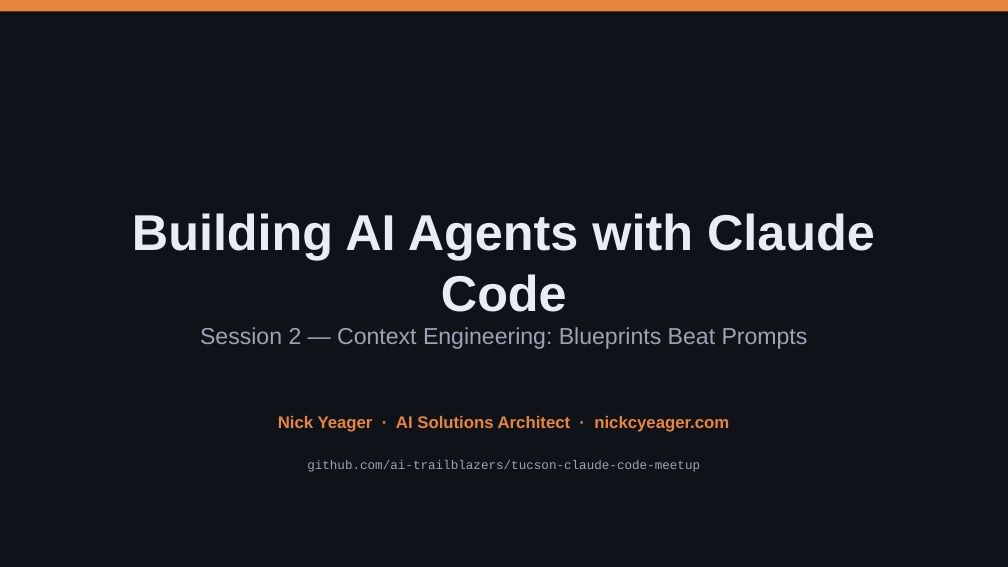
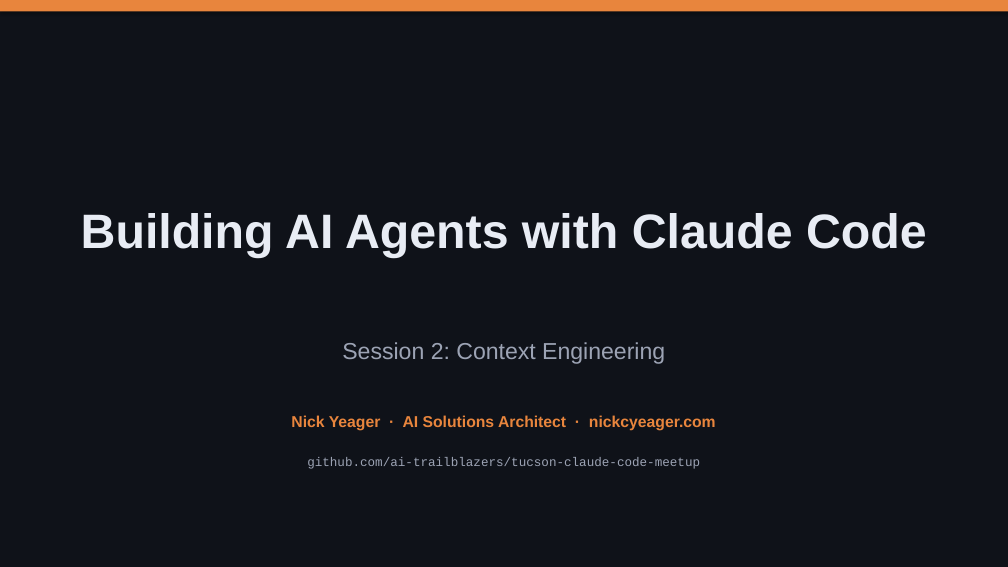
Before and after one commit to nickyeager/tucson-claude-code-meetup, a slide deck: slide 1 of slides/session-2-context-engineering.pptx. Drawn at 1008x567 pixels with LibreOffice and Linux fonts; fonts in the diff are those of the drawing. Boxes give left, top, right and bottom in pixels: in the first picture for what was removed or moved away, otherwise in the second. Text is boxed around its words. In the diff, an @@ line names an element or a change of style, - is before the commit and + after.

```diff
--- a/slides/session-2-context-engineering.pptx
+++ b/slides/session-2-context-engineering.pptx
@@ text "Building AI Agents with Claude ..." at [81,213,927,258]: size 48 to 46 pt @@
@@ text at [342,342,665,364]: text changed @@
-Session 2 — Context Engineering: Blueprints Beat Prompts
+Session 2: Context Engineering
@@ text "Nick Yeager · AI Solutions ..." at [291,415,716,431]: size 16 to 15 pt @@
```
Also in this commit, not shown: 17 other slides changed, 4 slides added, 4 slides removed, 2 other files.
